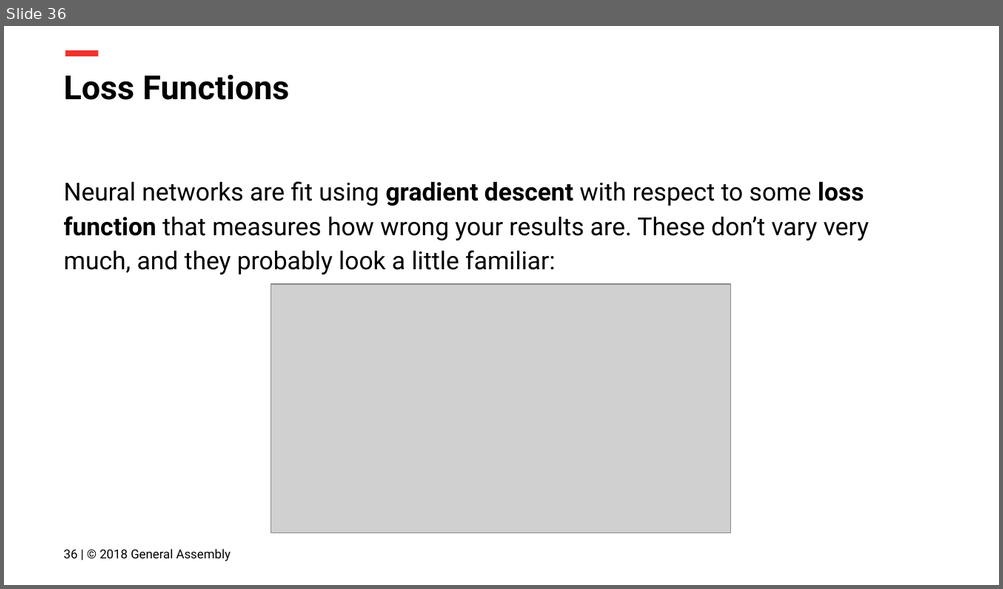
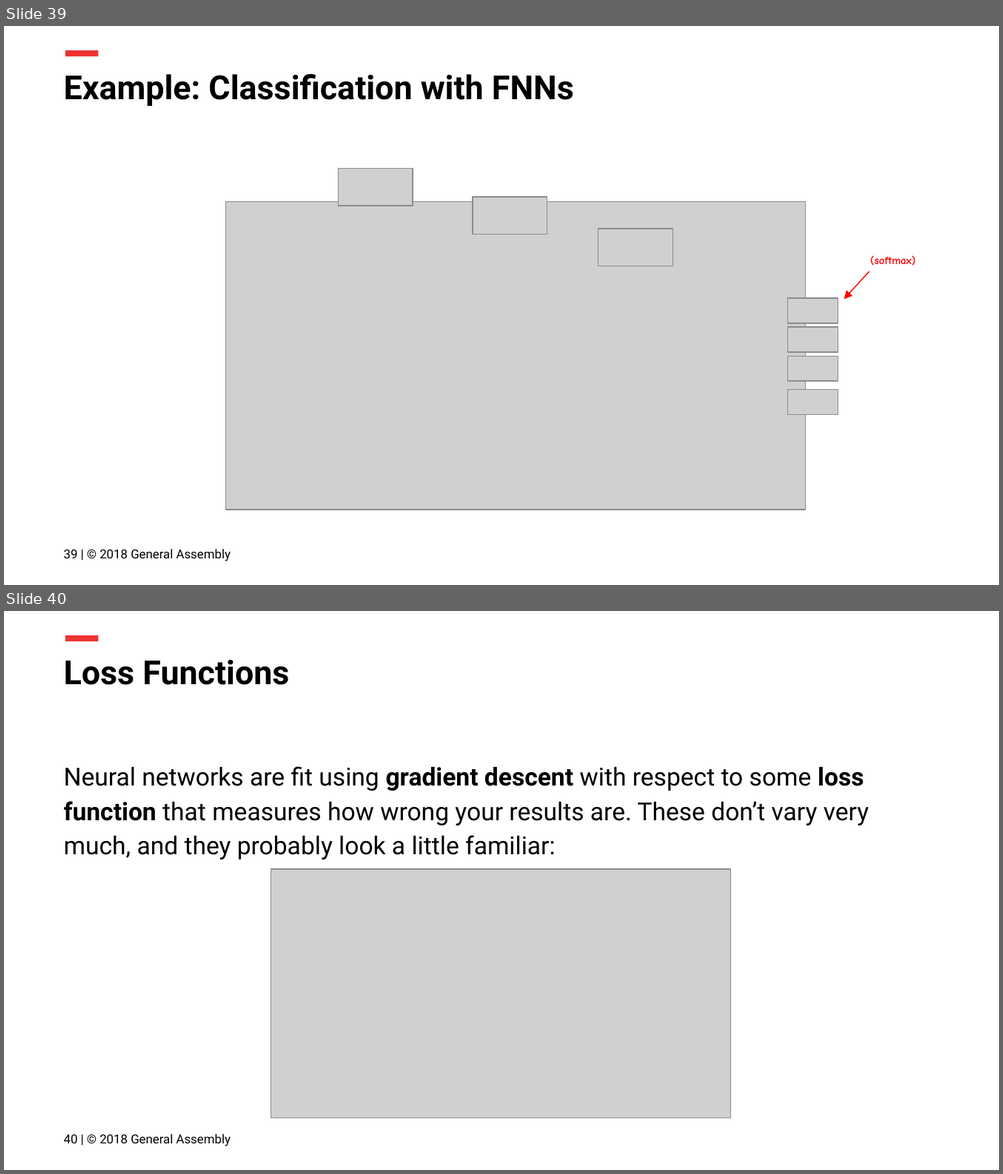
Before and after one commit to ga-curriculum/lesson-intro-nn, a slide deck: Intro to NNs.pptx. Shown one above the other, each under a label of ours: slide 36 before the commit, slides 39 and 40 after it. The pictures are 1003x589 and 1003x1174 pixels, drawn with LibreOffice and Linux fonts; fonts in the diff are those of the drawing; grey boxes stand for pictures; background and template pictures are left out. Boxes give left, top, right and bottom in pixels: in the first picture for what was removed or moved away, otherwise in the second. Text is boxed around its words. In the diff, an @@ line names an element or a change of style, - is before the commit and + after.

```diff
--- a/Intro to NNs.pptx
+++ b/Intro to NNs.pptx
@@ slide 39 added at bbox=[4, 26, 999, 585], background #FFFFFF; not listed: 1 template element that a slide beside it also shows @@
@@ title added at bbox=[64, 74, 574, 106], 24 pt, text #000000, bold @@
+Example: Classification with FNNs
@@ picture added at bbox=[338, 168, 412, 206] @@
@@ picture added at bbox=[226, 202, 805, 511] @@
@@ picture added at bbox=[472, 197, 547, 235] @@
@@ picture added at bbox=[597, 229, 672, 266] @@
@@ text added at bbox=[870, 255, 915, 266], 8 pt, text #FF0000, bold @@
+(softmax)
@@ arrow added from (869, 272) to (843, 300), #FF0000 0.75 pt @@
@@ picture added at bbox=[788, 298, 839, 323] @@
@@ picture added at bbox=[788, 327, 839, 352] @@
@@ picture added at bbox=[788, 356, 839, 381] @@
@@ picture added at bbox=[788, 390, 839, 415] @@
@@ text added at bbox=[64, 549, 231, 562], 9 pt, text #000000 @@
+39 | © 2018 General Assembly
@@ what was slide 36 is now slide 40 @@
@@ text at bbox=[64, 1134, 231, 1147]: text changed @@
-36 | © 2018 General Assembly
+40 | © 2018 General Assembly
```
Also in this commit, not shown: 4 slides changed, 3 other slides added, 3 other files.
